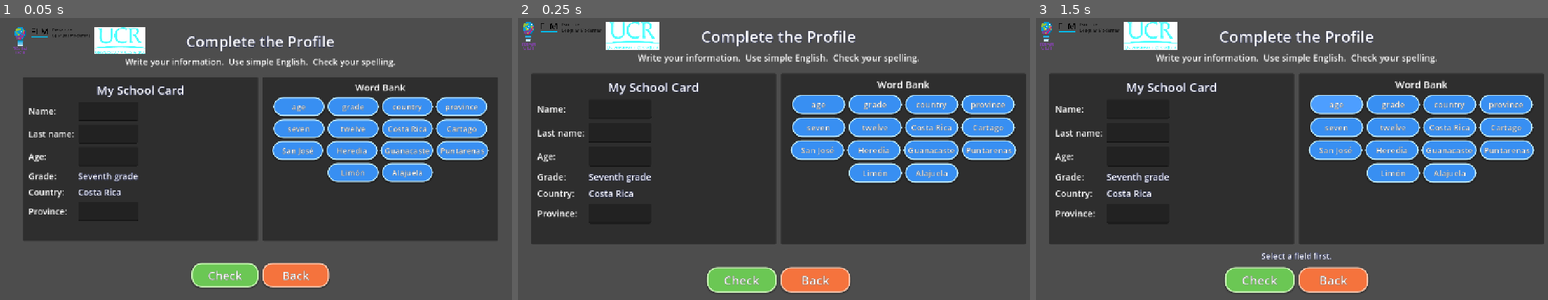
Above: before the commit, frames 1-3 (left to right).
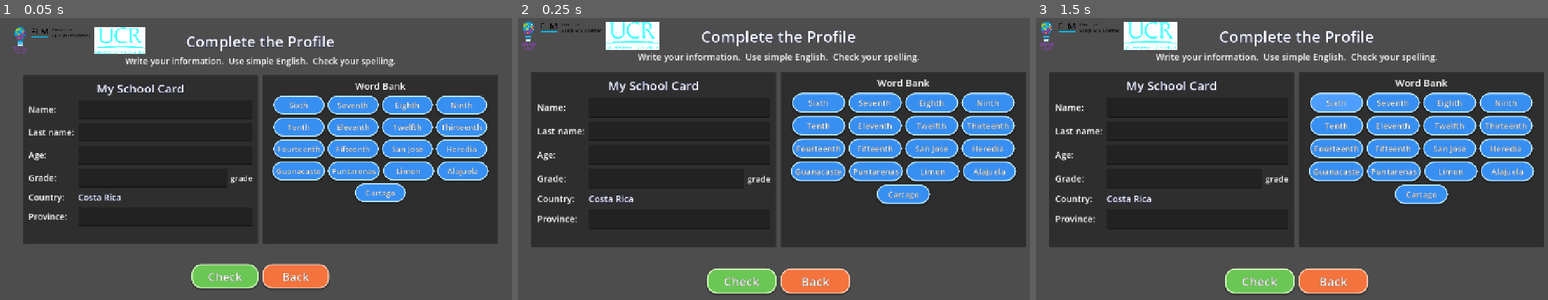
Above: after the commit, the same moments.

Repository: J053e/TCU-658
Game: Godot game, scene res://scenes/MySchoolCardFillProfilePlaceholder.tscn
Two runs of this game, one before a commit and one after it. Both use one fixed random seed, a clock stepped at 60 frames per second and the inputs below. This scene is started directly instead of the project's main scene.
Inputs (mouse positions are in pixels of both pictures, inside the frame that each line leads up to):
- Up to frame 1 (0.05 s): no input
- Up to frame 2 (0.25 s): no input
- Up to frame 3 (1.5 s): click (1338, 105) at 0.5 s, where only the run before the commit has a clickable "age"; click (1338, 102) at 1.25 s, where only the run after the commit has a clickable "Sixth"

The runs differ from the first frame. In frame 1, 12% of the frame differs, in the area x 4-98%, y 13-96%; in frame 2, 12%; in frame 3, 12%, in the area x 2-100%, y 12-98%.

Commit message:
Martes 12/05

Diff:
--- a/scripts/MySchoolCardFillProfilePlaceholder.gd
+++ b/scripts/MySchoolCardFillProfilePlaceholder.gd
@@ -3,28 +3,37 @@
 const CHALLENGE_ID := "my_school_card_fill_profile"
 const PASS_RATIO := 0.70
 
-const BASE_WORD_BANK := [
-	"age",
-	"grade",
-	"country",
-	"province",
-	"seven",
-	"twelve",
-	"Costa Rica",
-	"Cartago",
-	"San Jos\u00e9",
+const VALID_PROVINCES := [
+	"San Jose",
 	"Heredia",
 	"Guanacaste",
 	"Puntarenas",
-	"Lim\u00f3n",
-	"Alajuela"
+	"Limon",
+	"Alajuela",
+	"Cartago"
+]
+
+const VALID_GRADES := [
+	"Sixth",
+	"Seventh",
+	"Eighth",
+	"Ninth",
+	"Tenth",
+	"Eleventh",
+	"Twelfth",
+	"Thirteenth",
+	"Fourteenth",
+	"Fifteenth"
 ]
 
 var title_label: Label
 var instruction_label: Label
 var feedback_label: Label
+var summary_details_label: Label
+var summary_scroll: ScrollContainer
 var card_panel: PanelContainer
 var bank_panel: PanelContainer
+var content_row: HBoxContainer
 var check_button: Button
 var continue_button: Button
 var back_button: Button
@@ -34,6 +43,7 @@
 var name_input: LineEdit
 var last_name_input: LineEdit
 var age_input: LineEdit
+var grade_input: LineEdit
 var province_input: LineEdit
 var bank_flow: FlowContainer
 
@@ -61,7 +71,7 @@
 	var root := VBoxContainer.new()
 	root.size_flags_horizontal = Control.SIZE_EXPAND_FILL
 	root.size_flags_vertical = Control.SIZE_EXPAND_FILL
-	root.add_theme_constant_override("separation", 10)
+	root.add_theme_constant_override("separation", 8)
 	margin.add_child(root)
 
 	title_label = Label.new()
@@ -78,16 +88,18 @@
 	GameState.style_label(instruction_label, 22, false)
 	root.add_child(instruction_label)
 
-	var content := HBoxContainer.new()
-	content.size_flags_horizontal = Control.SIZE_EXPAND_FILL
-	content.size_flags_vertical = Control.SIZE_EXPAND_FILL
-	content.add_theme_constant_override("separation", 12)
-	root.add_child(content)
+	content_row = HBoxContainer.new()
+	content_row.size_flags_horizontal = Control.SIZE_EXPAND_FILL
+	content_row.size_flags_vertical = Control.SIZE_SHRINK_CENTER
+	content_row.custom_minimum_size = Vector2(0, 430)
+	content_row.add_theme_constant_override("separation", 12)
+	root.add_child(content_row)
 
 	card_panel = PanelContainer.new()
 	card_panel.size_flags_horizontal = Control.SIZE_EXPAND_FILL
 	card_panel.size_flags_vertical = Control.SIZE_EXPAND_FILL
-	content.add_child(card_panel)
+	card_panel.custom_minimum_size = Vector2(0, 430)
+	content_row.add_child(card_panel)
 
 	var card_margin := MarginContainer.new()
 	card_margin.add_theme_constant_override("margin_left", 14)
@@ -122,7 +134,8 @@
 	_add_field_with_input(fields_grid, "Age:", "age")
 	age_input = fields_grid.get_child(fields_grid.get_child_count() - 1) as LineEdit
 
-	_add_field_with_label(fields_grid, "Grade:", "Seventh grade")
+	grade_input = _add_grade_field(fields_grid)
+
 	_add_field_with_label(fields_grid, "Country:", "Costa Rica")
 
 	_add_field_with_input(fields_grid, "Province:", "province")
@@ -131,8 +144,8 @@
 	bank_panel = PanelContainer.new()
 	bank_panel.size_flags_horizontal = Control.SIZE_EXPAND_FILL
 	bank_panel.size_flags_vertical = Control.SIZE_EXPAND_FILL
-	bank_panel.custom_minimum_size = Vector2(340, 0)
-	content.add_child(bank_panel)
+	bank_panel.custom_minimum_size = Vector2(340, 430)
+	content_row.add_child(bank_panel)
 
 	var bank_margin := MarginContainer.new()
 	bank_margin.add_theme_constant_override("margin_left", 10)
@@ -174,8 +187,28 @@
 	GameState.style_label(feedback_label, 20, true)
 	root.add_child(feedback_label)
 
+	summary_scroll = ScrollContainer.new()
+	summary_scroll.visible = false
+	summary_scroll.size_flags_horizontal = Control.SIZE_EXPAND_FILL
+	summary_scroll.size_flags_vertical = Control.SIZE_EXPAND_FILL
+	summary_scroll.custom_minimum_size = Vector2(0, 220)
+	summary_scroll.horizontal_scroll_mode = ScrollContainer.SCROLL_MODE_SHOW_NEVER
+	summary_scroll.vertical_scroll_mode = ScrollContainer.SCROLL_MODE_AUTO
+	root.add_child(summary_scroll)
+
+	summary_details_label = Label.new()
+	summary_details_label.horizontal_alignment = HORIZONTAL_ALIGNMENT_CENTER
+	summary_details_label.vertical_alignment = VERTICAL_ALIGNMENT_TOP
+	summary_details_label.autowrap_mode = TextServer.AUTOWRAP_WORD_SMART
+	summary_details_label.size_flags_horizontal = Control.SIZE_EXPAND_FILL
+	summary_details_label.custom_minimum_size = Vector2(0, 220)
+	GameState.style_label(summary_details_label, 18, false)
+	summary_scroll.add_child(summary_details_label)
+
 	var actions := HBoxContainer.new()
 	actions.size_flags_horizontal = Control.SIZE_EXPAND_FILL
+	actions.size_flags_vertical = Control.SIZE_SHRINK_CENTER
+	actions.custom_minimum_size = Vector2(0, 56)
 	actions.alignment = BoxContainer.ALIGNMENT_CENTER
 	actions.add_theme_constant_override("separation", 10)
 	root.add_child(actions)
@@ -225,6 +258,32 @@
 	input.focus_entered.connect(_on_input_focused.bind(input))
 	grid.add_child(input)
 
+func _add_grade_field(grid: GridContainer) -> LineEdit:
+	var label := Label.new()
+	label.text = "Grade:"
+	label.vertical_alignment = VERTICAL_ALIGNMENT_CENTER
+	GameState.style_label(label, 22, false)
+	grid.add_child(label)
+
+	var grade_row := HBoxContainer.new()
+	grade_row.size_flags_horizontal = Control.SIZE_EXPAND_FILL
+	grade_row.add_theme_constant_override("separation", 8)
+	grid.add_child(grade_row)
+
+	var input := LineEdit.new()
+	input.custom_minimum_size = Vector2(0, 48)
+	input.size_flags_horizontal = Control.SIZE_EXPAND_FILL
+	input.focus_entered.connect(_on_input_focused.bind(input))
+	grade_row.add_child(input)
+
+	var suffix := Label.new()
+	suffix.text = "grade"
+	suffix.vertical_alignment = VERTICAL_ALIGNMENT_CENTER
+	GameState.style_label(suffix, 20, false)
+	grade_row.add_child(suffix)
+
+	return input
+
 func _add_field_with_label(grid: GridContainer, label_text: String, value_text: String) -> void:
 	var label := Label.new()
 	label.text = label_text
@@ -240,6 +299,7 @@
 
 func _show_form_state() -> void:
 	finished = false
+	content_row.visible = true
 	card_panel.visible = true
 	bank_panel.visible = true
 	check_button.visible = true
@@ -248,21 +308,26 @@
 	repeat_button.visible = false
 	status_label.visible = false
 	feedback_label.text = ""
+	summary_scroll.visible = false
+	summary_details_label.text = ""
 	instruction_label.text = "Write your information.  Use simple English.  Check your spelling."
 	_rebuild_word_bank()
 
 	if name_input != null:
 		name_input.editable = true
-		name_input.text = String(GameState.profile.get("name", ""))
+		name_input.text = ""
 	if last_name_input != null:
 		last_name_input.editable = true
-		last_name_input.text = String(GameState.profile.get("last_name", ""))
+		last_name_input.text = ""
 	if age_input != null:
 		age_input.editable = true
-		age_input.text = String(GameState.profile.get("age", ""))
+		age_input.text = ""
+	if grade_input != null:
+		grade_input.editable = true
+		grade_input.text = ""
 	if province_input != null:
 		province_input.editable = true
-		province_input.text = String(GameState.profile.get("province", ""))
+		province_input.text = ""
 
 func _on_input_focused(input: LineEdit) -> void:
 	active_input = input
@@ -271,56 +336,52 @@
 	if finished:
 		return
 	if active_input == null:
-		feedback_label.text = "Select a field first."
 		return
 	active_input.text = word
-	feedback_label.text = ""
 
 func _on_check_pressed() -> void:
 	if finished:
 		return
-
-	var name_ok := _clean(name_input.text) != ""
-	var last_name_ok := _clean(last_name_input.text) != ""
-	var age_ok := _clean(age_input.text) != ""
-	var province_ok := _clean(province_input.text) != ""
-
-	if not (name_ok and last_name_ok and age_ok and province_ok):
-		feedback_label.text = "Please complete all the spaces."
-		return
-
-	GameState.profile["name"] = _clean(name_input.text)
-	GameState.profile["last_name"] = _clean(last_name_input.text)
-	GameState.profile["age"] = _clean(age_input.text)
-	GameState.profile["grade"] = "seventh"
-	GameState.profile["country"] = "Costa Rica"
-	GameState.profile["province"] = _clean(province_input.text)
-	GameState.save_progress()
-
-	var result := GameState.record_challenge_result(CHALLENGE_ID, 1, 1, PASS_RATIO)
-	if bool(result.get("passed", false)):
+	var evaluation := _evaluate_profile()
+	var issues: Array = evaluation.get("issues", [])
+	var passed := issues.is_empty()
+
+	if passed:
+		var values: Dictionary = evaluation.get("values", {})
+		GameState.profile["name"] = String(values.get("name", ""))
+		GameState.profile["last_name"] = String(values.get("last_name", ""))
+		GameState.profile["age"] = String(values.get("age", ""))
+		GameState.profile["grade"] = String(values.get("grade", ""))
+		GameState.profile["country"] = "Costa Rica"
+		GameState.profile["province"] = String(values.get("province", ""))
+		GameState.save_progress()
+
+	var result := GameState.record_challenge_result(CHALLENGE_ID, 1 if passed else 0, 1, PASS_RATIO)
+	if passed and bool(result.get("passed", false)):
 		GameState.update_zone_badge_from_requirements("my_school_card")
-	_show_summary(result)
+	_show_summary(result, evaluation)
 
 func _show_saved_summary() -> void:
 	var result := GameState.get_challenge_result(CHALLENGE_ID)
 	if bool(result.get("passed", false)):
 		GameState.update_zone_badge_from_requirements("my_school_card")
-	_show_summary(result)
-
-func _show_summary(result: Dictionary) -> void:
+	_show_summary(result, {})
+
+func _show_summary(result: Dictionary, evaluation: Dictionary) -> void:
 	finished = true
 	var total := maxi(int(result.get("total_questions", 1)), 1)
 	var best_correct := clampi(int(result.get("best_correct", 0)), 0, total)
 	var passed := bool(result.get("passed", false))
 	var attempts := int(result.get("attempts", 0))
 
+	content_row.visible = false
 	card_panel.visible = false
 	bank_panel.visible = false
 	check_button.visible = false
 	continue_button.visible = true
 	repeat_button.visible = true
 	status_label.visible = true
+	summary_scroll.visible = true
 
 	instruction_label.text = "Challenge Complete"
 	if passed:
@@ -333,6 +394,7 @@
 		status_label.add_theme_color_override("font_color", Color(1.0, 0.72, 0.72))
 	if attempts > 1:
 		feedback_label.text += " Attempts: " + str(attempts)
+	summary_details_label.text = _build_summary_details(evaluation, passed)
 
 func _on_repeat_pressed() -> void:
 	_show_form_state()
@@ -366,8 +428,10 @@
 		child.queue_free()
 
 	var tokens: Array[String] = []
-	for token_variant in BASE_WORD_BANK:
-		tokens.append(String(token_variant))
+	for grade_variant in VALID_GRADES:
+		tokens.append(String(grade_variant))
+	for province_variant in VALID_PROVINCES:
+		tokens.append(String(province_variant))
 
 	var profile_tokens := [
 		String(GameState.profile.get("name", "")),
@@ -396,3 +460,99 @@
 		word_button.add_theme_font_size_override("font_size", 20)
 		word_button.pressed.connect(_on_word_bank_pressed.bind(token))
 		bank_flow.add_child(word_button)
+
+func _is_valid_grade(value: String) -> bool:
+	for grade_variant in VALID_GRADES:
+		if _equals_nocase(value, String(grade_variant)):
+			return true
+	return false
+
+func _is_valid_province(value: String) -> bool:
+	for province_variant in VALID_PROVINCES:
+		if _equals_nocase(value, String(province_variant)):
+			return true
+	return false
+
+func _equals_nocase(a: String, b: String) -> bool:
+	return a.strip_edges().to_lower() == b.strip_edges().to_lower()
+
+func _evaluate_profile() -> Dictionary:
+	var issues: Array[String] = []
+	var values := {
+		"name": _clean(name_input.text),
+		"last_name": _clean(last_name_input.text),
+		"age": _clean(age_input.text),
+		"grade": _clean(grade_input.text),
+		"country": "Costa Rica",
+		"province": _clean(province_input.text)
+	}
+
+	if String(values["name"]) == "":
+		issues.append("Name: missing value.")
+	if String(values["last_name"]) == "":
+		issues.append("Last name: missing value.")
+	if String(values["age"]) == "":
+		issues.append("Age: missing value.")
+	if String(values["grade"]) == "":
+		issues.append("Grade: missing value.")
+	if String(values["province"]) == "":
+		issues.append("Province: missing value.")
+
+	var expected_name := _clean(String(GameState.profile.get("name", "")))
+	var expected_last_name := _clean(String(GameState.profile.get("last_name", "")))
+	var expected_age := _clean(String(GameState.profile.get("age", "")))
+
+	if expected_name != "" and not _equals_nocase(String(values["name"]), expected_name):
+		issues.append("Name: must match your initial profile name.")
+	if expected_last_name != "" and not _equals_nocase(String(values["last_name"]), expected_last_name):
+		issues.append("Last name: must match your initial profile last name.")
+	if expected_age != "" and not _equals_nocase(String(values["age"]), expected_age):
+		issues.append("Age: must match your initial profile age.")
+	if String(values["age"]) != "" and not String(values["age"]).is_valid_int():
+		issues.append("Age: must be numeric.")
+	if String(values["grade"]) != "" and not _is_valid_grade(String(values["grade"])):
+		issues.append("Grade: choose one value from Sixth to Fifteenth.")
+	if String(values["province"]) != "" and not _is_valid_province(String(values["province"])):
+		issues.append("Province: choose a valid Costa Rica province.")
+
+	if _is_valid_grade(String(values["name"])) or _is_valid_grade(String(values["last_name"])):
+		issues.append("Name/Last name: cannot use grade values.")
+	if _is_valid_province(String(values["name"])) or _is_valid_province(String(values["last_name"])):
+		issues.append("Name/Last name: cannot use province values.")
+	if _equals_nocase(String(values["age"]), String(values["province"])) and String(values["age"]) != "":
+		issues.append("Age and Province: cannot be the same value.")
+
+	return {
+		"issues": issues,
+		"values": values
+	}
+
+func _build_summary_details(evaluation: Dictionary, passed: bool) -> String:
+	var values: Dictionary = evaluation.get("values", {})
+	if values.is_empty():
+		values = {
+			"name": String(GameState.profile.get("name", "")),
+			"last_name": String(GameState.profile.get("last_name", "")),
+			"age": String(GameState.profile.get("age", "")),
+			"grade": String(GameState.profile.get("grade", "")),
+			"country": "Costa Rica",
+			"province": String(GameState.profile.get("province", ""))
+		}
+
+	var summary := "My School Card Result:\n"
+	summary += "Name: " + String(values.get("name", "")) + "\n"
+	summary += "Last name: " + String(values.get("last_name", "")) + "\n"
+	summary += "Age: " + String(values.get("age", "")) + "\n"
+	summary += "Grade: " + String(values.get("grade", "")) + " grade\n"
+	summary += "Country: Costa Rica\n"
+	summary += "Province: " + String(values.get("province", ""))
+
+	var issues: Array = evaluation.get("issues", [])
+	if passed:
+		summary += "\n\nAll fields are valid."
+	elif not issues.is_empty():
+		summary += "\n\nFields to fix:"
+		for issue_variant in issues:
+			summary += "\n- " + String(issue_variant)
+
+	return summary
